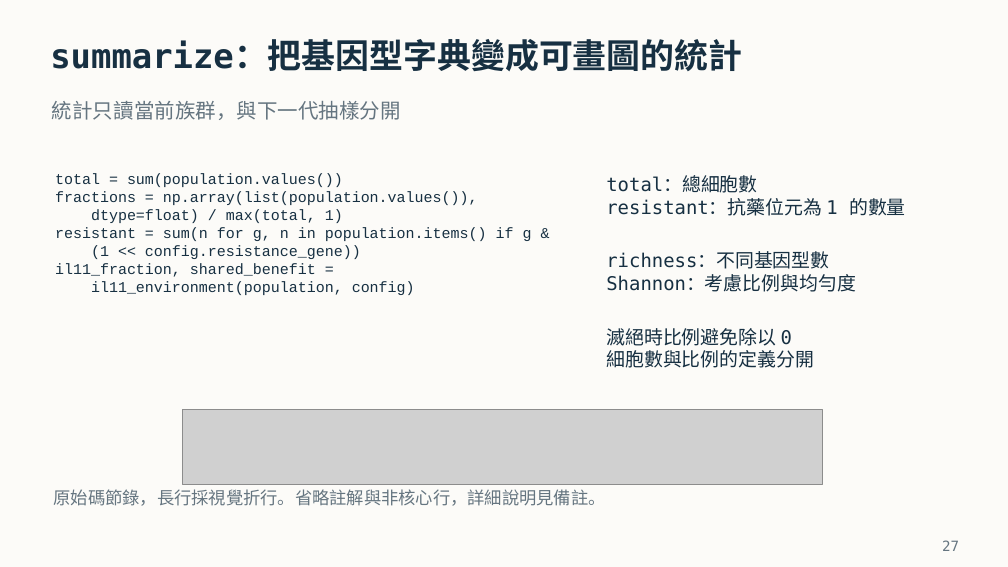
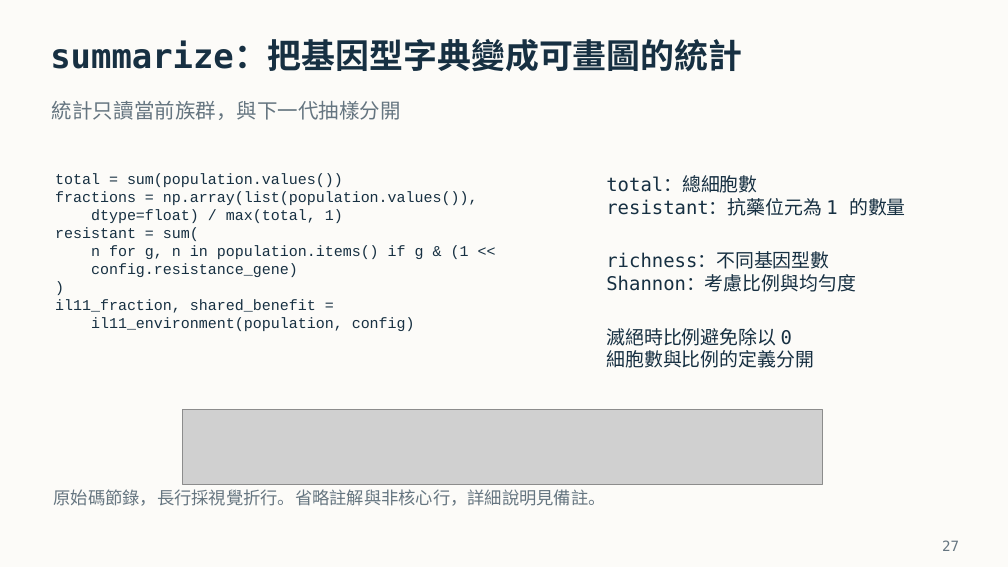
Before and after one commit to astcgt/bme6120-tumor-modeling, a slide deck: slide 27 of outputs/presentations/tumor_markov_code_results_zh_tw_v10.pptx. Drawn at 1008x567 pixels with LibreOffice and Linux fonts; fonts in the diff are those of the drawing; grey boxes stand for pictures. Boxes give left, top, right and bottom in pixels: in the first picture for what was removed or moved away, otherwise in the second. Text is boxed around its words. In the diff, an @@ line names an element or a change of style, - is before the commit and + after.

Commit message:
Reformat Python sources for readability with black
- Split long expressions one argument or condition per line (black, settings
  in pyproject.toml); long figure captions become concatenated strings.
- Chained conditionals use a one-condition-per-line layout; the gene-label
  ternary chain becomes a small helper and the therapy kill uses if/else.
- Behavior unchanged: tests pass and every regenerated CSV and PNG is
  byte-identical.
- Re-map the deck's code-excerpt line ranges and rebuild v10 with the new layout.

```diff
--- a/outputs/presentations/tumor_markov_code_results_zh_tw_v10.pptx
+++ b/outputs/presentations/tumor_markov_code_results_zh_tw_v10.pptx
@@ text at box(55, 227, 469, 277): text changed @@
-resistant = sum(n for g, n in population.items() if g &
-(1 << config.resistance_gene))
+resistant = sum(
+n for g, n in population.items() if g & (1 <<
+config.resistance_gene)
+)
```
Also in this commit, not shown: 8 other slides changed, 16 other files.
